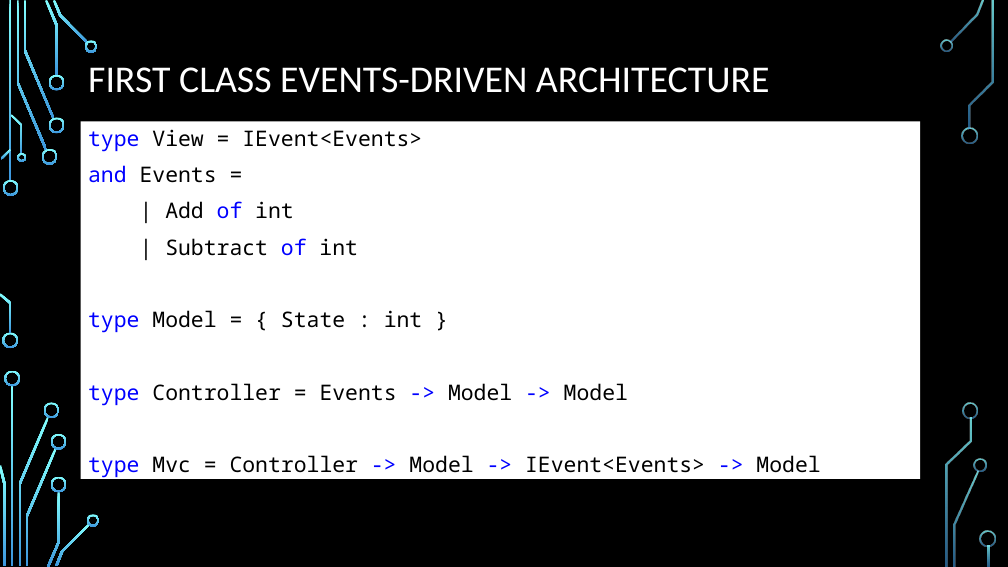
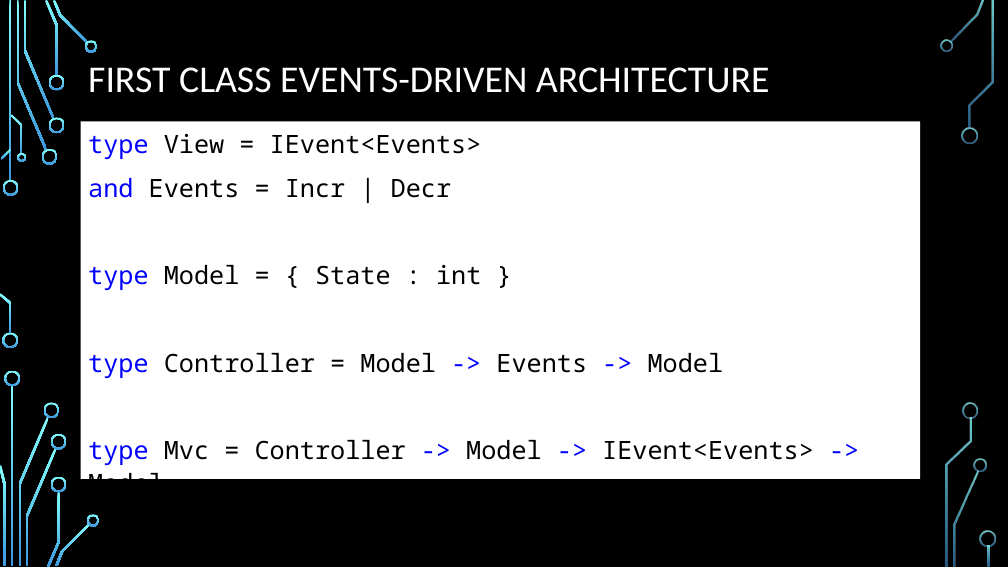
Before and after one commit to dmitry-a-morozov/fsharp-wpf-mvc-series, a slide deck: slide 4 of NYC Meetup.2013-04-23.pptx. Drawn at 1008x567 pixels with LibreOffice and Linux fonts; fonts in the diff are those of the drawing; background and template pictures are left out. Boxes give left, top, right and bottom in pixels: in the first picture for what was removed or moved away, otherwise in the second. Text is boxed around its words. In the diff, an @@ line names an element or a change of style, - is before the commit and + after.

```diff
--- a/NYC Meetup.2013-04-23.pptx
+++ b/NYC Meetup.2013-04-23.pptx
@@ text at (x1=88, y1=134, x2=814, y2=479): size 20.4 to 24 pt in "type View = IEvent<Events>", "type Model = { State : int ...", "type Mvc = Controller -> Model -> ..."; line spacing 1 to 1.1 @@
@@ text at (x1=88, y1=178, x2=452, y2=198): text changed; size 20.4 to 24 pt @@
-and Events =
-| Add of int
-| Subtract of int
+and Events = Incr | Decr
@@ text at (x1=88, y1=353, x2=724, y2=378): text changed; size 20.4 to 24 pt @@
-type Controller = Events -> Model -> Model
+type Controller = Model -> Events -> Model
```
Also in this commit, not shown: 2 other slides changed, 1 slide added, 6 other files.
